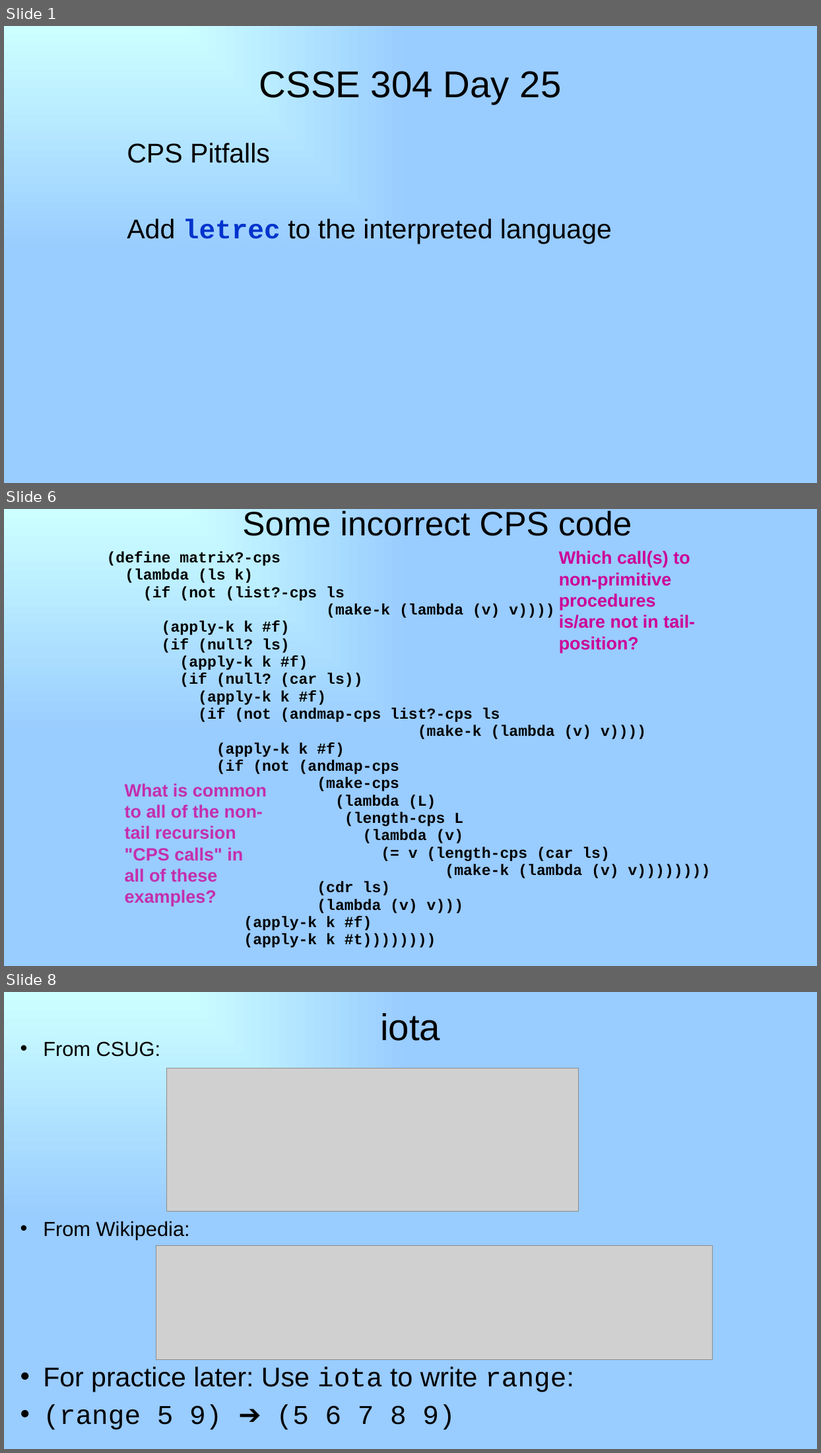
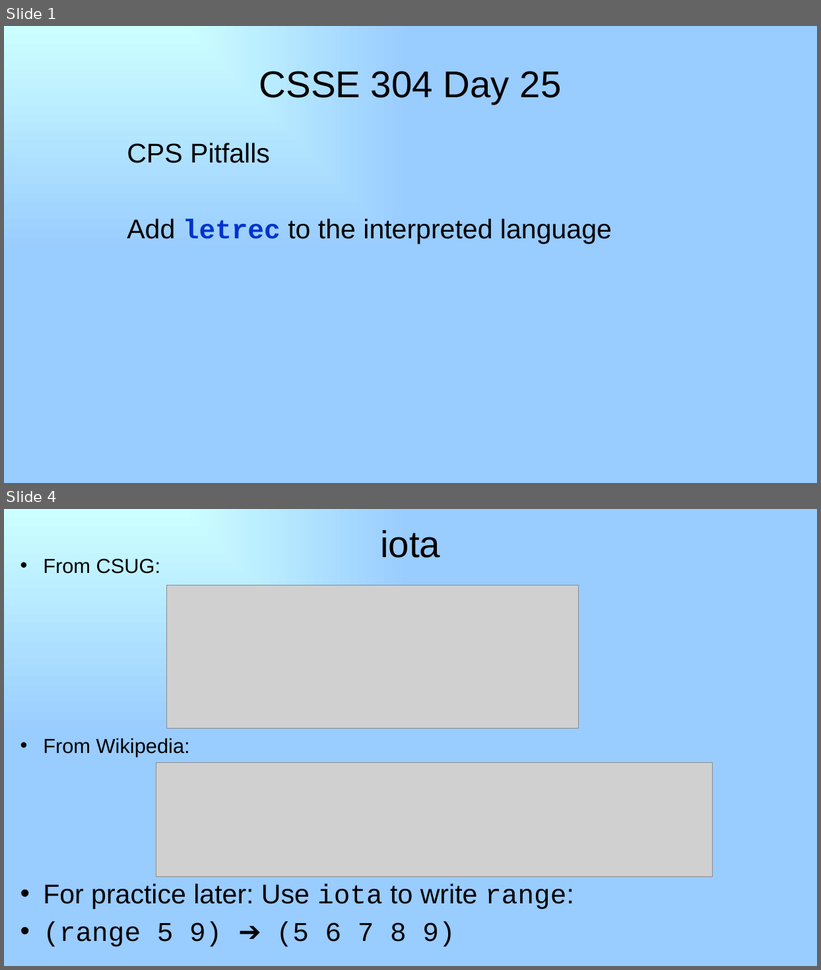
Before and after one commit to RHIT-CSSE/csse304, a slide deck: ClassMaterials/CPSMore2/25-letrec-In-Interpreter.pptx. Shown one above the other, each under a label of ours: slides 1, 6 and 8 before the commit, slides 1 and 4 after it; the slides between them are not shown. The pictures are 821x1453 and 821x970 pixels, drawn with LibreOffice and Linux fonts; fonts in the diff are those of the drawing; grey boxes stand for pictures. Boxes give left, top, right and bottom in pixels: in the first picture for what was removed or moved away, otherwise in the second. Text is boxed around its words. In the diff, an @@ line names an element or a change of style, - is before the commit and + after.

```diff
--- a/ClassMaterials/CPSMore2/25-letrec-In-Interpreter.pptx
+++ b/ClassMaterials/CPSMore2/25-letrec-In-Interpreter.pptx
@@ slide 6 removed at [4, 509, 817, 966], background gradient #CCFFFF to #99CCFF @@
@@ title removed at [242, 510, 632, 536] @@
-Some incorrect CPS code
@@ text removed at [107, 551, 711, 931] @@
-(define matrix?-cps
-(lambda (ls k)
-(if (not (list?-cps ls
-(make-k (lambda (v) v))))
-(apply-k k #f)
-(if (null? ls)
-(apply-k k #f)
-(if (null? (car ls))
-(apply-k k #f)
-(if (not (andmap-cps list?-cps ls
-(make-k (lambda (v) v))))
-(apply-k k #f)
-(if (not (andmap-cps
-(make-cps
-(lambda (L)
-(length-cps L
-(lambda (v)
-(= v (length-cps (car ls)
-(make-k (lambda (v) v))))))))
-(cdr ls)
-(lambda (v) v)))
-(apply-k k #f)
-(apply-k k #t))))))))
@@ text removed at [559, 551, 695, 653] @@
-Which call(s) to non-primitive procedures is/are not in tail-position?
@@ text removed at [125, 784, 267, 906] @@
-What is common to all of the non-tail recursion "CPS calls" in all of these examples?
@@ what was slide 8 is now slide 4 @@
```
Also in this commit, not shown: 1 slide changed, 1 slide added, 4 other slides removed, 9 other files.
